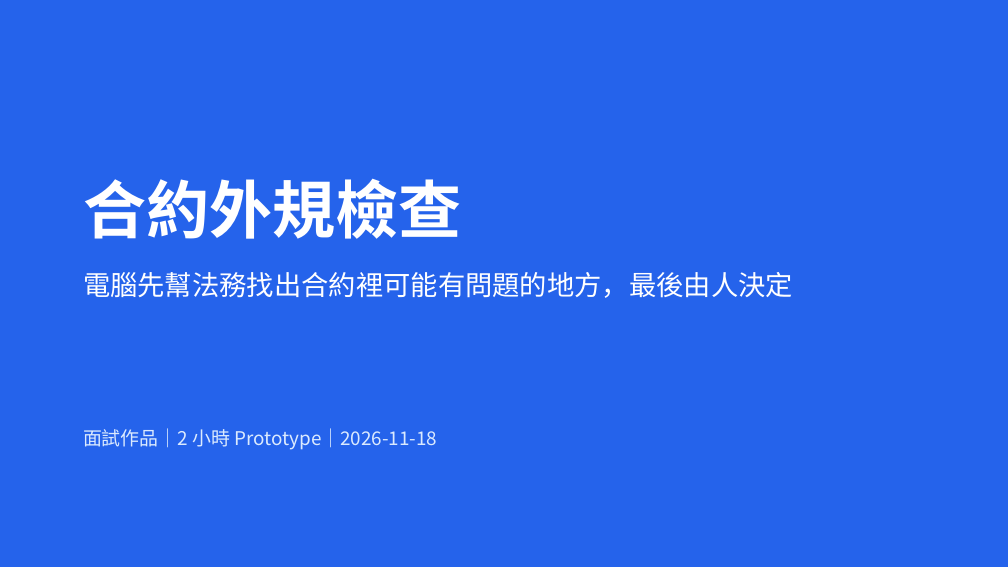
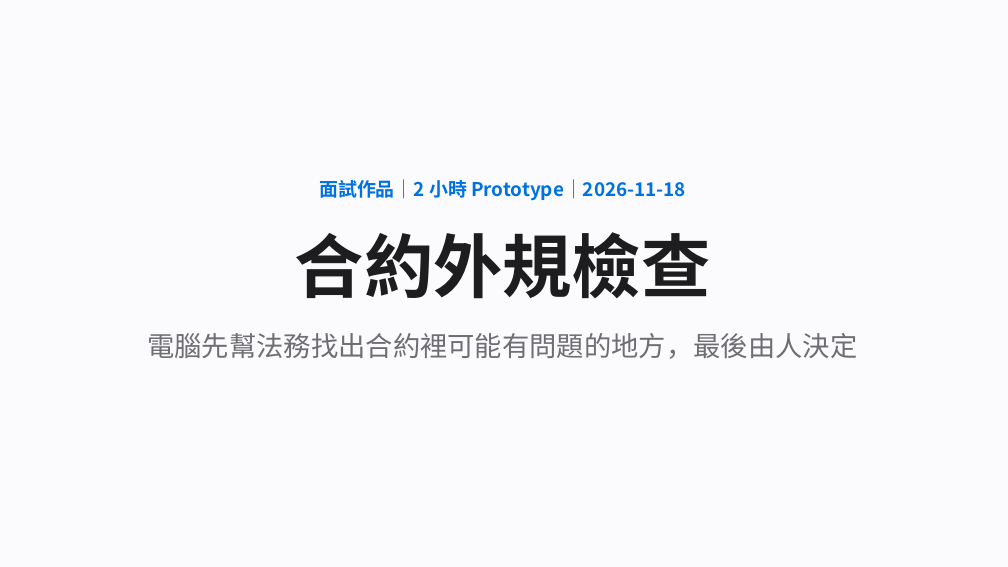
Before and after one commit to jaylooloomi/contract-check, a slide deck: slide 1 of docs/deck/合約外規檢查_簡報.pptx. Drawn at 1008x567 pixels with LibreOffice and Linux fonts; fonts in the diff are those of the drawing. Boxes give left, top, right and bottom in pixels: in the first picture for what was removed or moved away, otherwise in the second. Text is boxed around its words. In the diff, an @@ line names an element or a change of style, - is before the commit and + after.

```diff
--- a/docs/deck/合約外規檢查_簡報.pptx
+++ b/docs/deck/合約外規檢查_簡報.pptx
@@ rectangle at [0, 0, 1008, 567]: fill #2563EB to #FBFBFD @@
@@ text "面試作品｜2 小時 Prototype｜2026-11-18": place and size @@
-text "面試作品｜2 小時 Prototype｜2026-11-18" at [83, 428, 437, 450]
+text "面試作品｜2 小時 Prototype｜2026-11-18" at [319, 179, 686, 201]
@@ text "面試作品｜2 小時 Prototype｜2026-11-18" at [319, 179, 686, 201]: text colour #DBEAFE to #0071E3, bold on; alignment left to centre @@
@@ text "合約外規檢查": place and size @@
-text "合約外規檢查" at [83, 178, 461, 239]
+text "合約外規檢查" at [295, 232, 711, 299]
@@ text "合約外規檢查" at [295, 232, 711, 299]: size 60 to 66 pt, text colour #FFFFFF to #1D1D1F; alignment left to centre @@
@@ text "電腦先幫法務找出合約裡可能有問題的地方，最後由人決定": place and size @@
-text "電腦先幫法務找出合約裡可能有問題的地方，最後由人決定" at [83, 272, 793, 298]
+text "電腦先幫法務找出合約裡可能有問題的地方，最後由人決定" at [147, 333, 857, 359]
@@ text "電腦先幫法務找出合約裡可能有問題的地方，最後由人決定" at [147, 333, 857, 359]: text colour #FFFFFF to #6E6E73; alignment left to centre @@
```
Also in this commit, not shown: 9 other slides changed, 13 other files.
